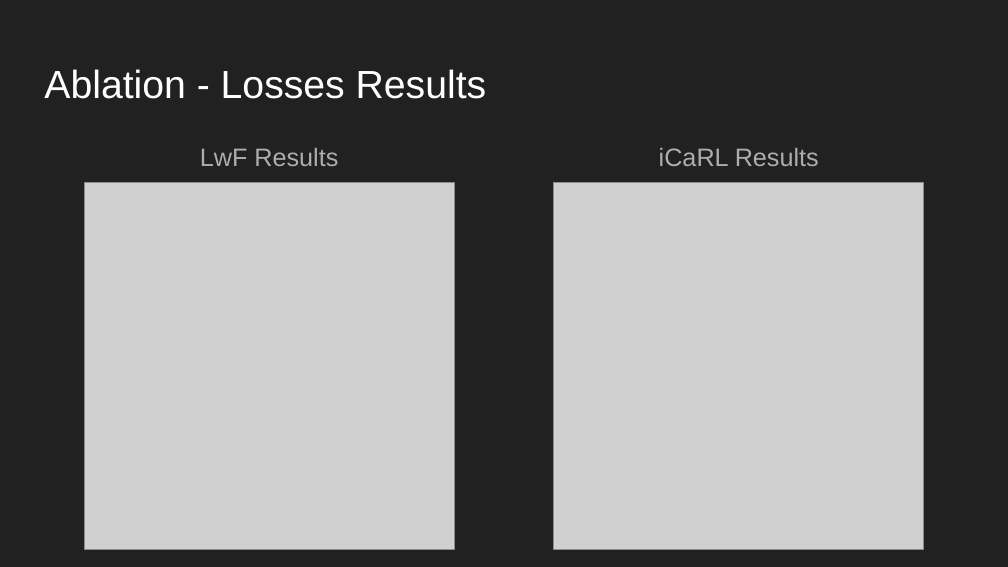
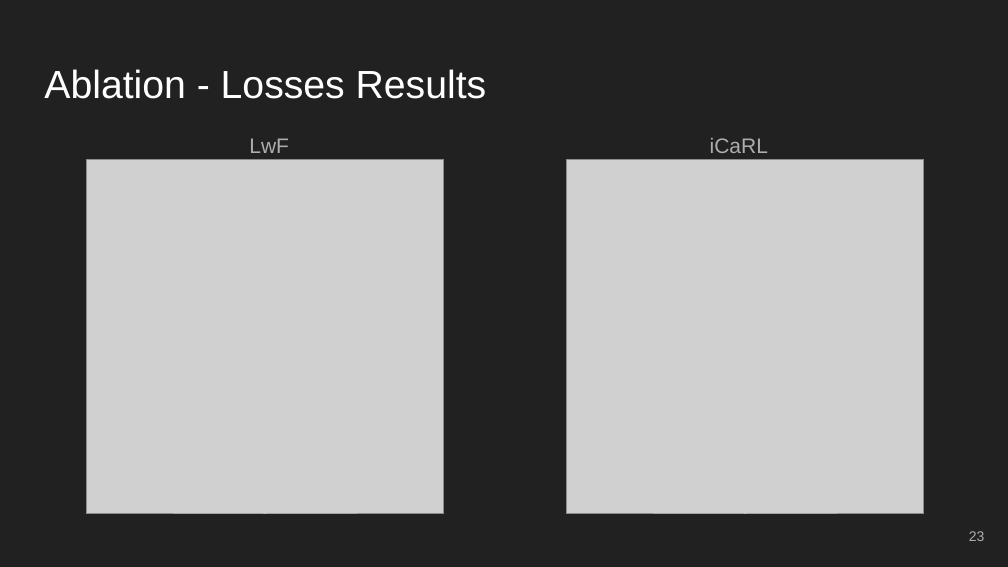
Before and after one commit to danielegenta/Progetto-MLDL, a slide deck: slide 23 of Report/Slides/MLDL_slides.pptx (slide 25 before the commit). Drawn at 1008x567 pixels with LibreOffice and Linux fonts; fonts in the diff are those of the drawing; grey boxes stand for pictures. Boxes give left, top, right and bottom in pixels: in the first picture for what was removed or moved away, otherwise in the second. Text is boxed around its words. In the diff, an @@ line names an element or a change of style, - is before the commit and + after.

```diff
--- a/Report/Slides/MLDL_slides.pptx
+++ b/Report/Slides/MLDL_slides.pptx
@@ text at (249,138,289,153): text changed; size 18 to 15 pt @@
-LwF Results
+LwF
@@ text at (710,138,768,153): text changed; size 18 to 15 pt @@
-iCaRL Results
+iCaRL
@@ picture: place and size @@
-picture at (84,182,454,549)
+picture at (86,159,444,514)
@@ picture: place and size @@
-picture at (553,182,923,549)
+picture at (566,159,924,514)
@@ page number added at (969,531,985,541), 10 pt, text #ADADAD @@
+23
```
Also in this commit, not shown: 33 other slides changed, 1 slide added, 1 slide removed.
